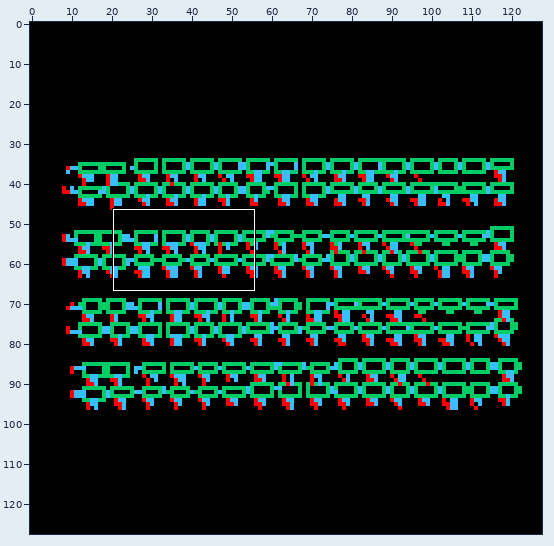
Sprite sheet -- 1024Bit_8TBlock_Mo_BG/schematic/thumbnail_128x128.png. Above: a wide view before the commit, with the close-up outlined.
Close-up. As it was:
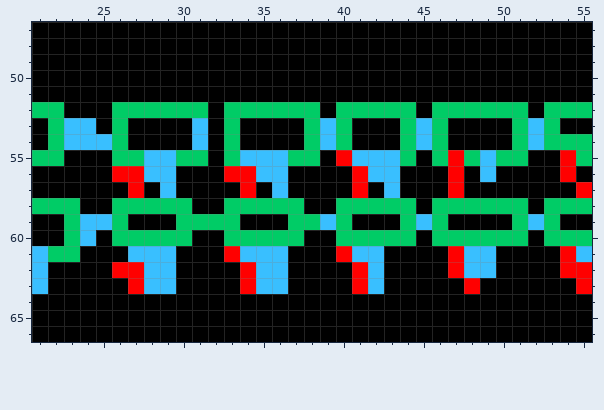
The file is 128x128 pixels. Shown: x 21..55, y 47..66. The commit also changed other parts of the picture, which this record leaves out.
New version:
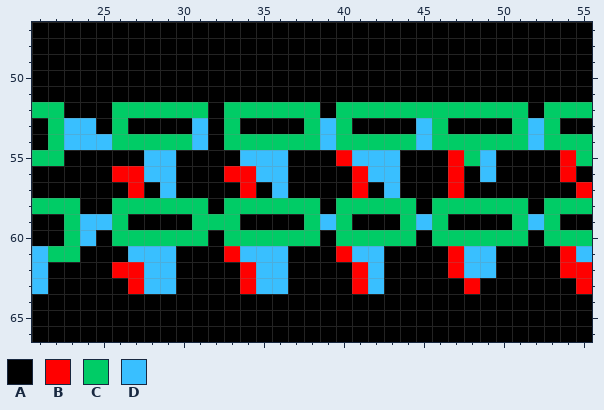
Palette (. is transparent): A #000000  B #ff0000  C #00cc66  D #39bfff
From old to new:
Changed rows in their new state; - is an unchanged pixel.
first column x 26:
52 -------------------C------
53 ------------------A-------
54 -CCCC---CCCC---CCC---CCCC-
55 AA--AA-A---AA-----A-A---AA
58 -----C------C-------------
59 ----A------A--------------
60 -----C------C-------------
Changed places in both close-ups, as pixel boxes (x1, y1, x2, y2):
changed: (112, 102, 528, 246)
